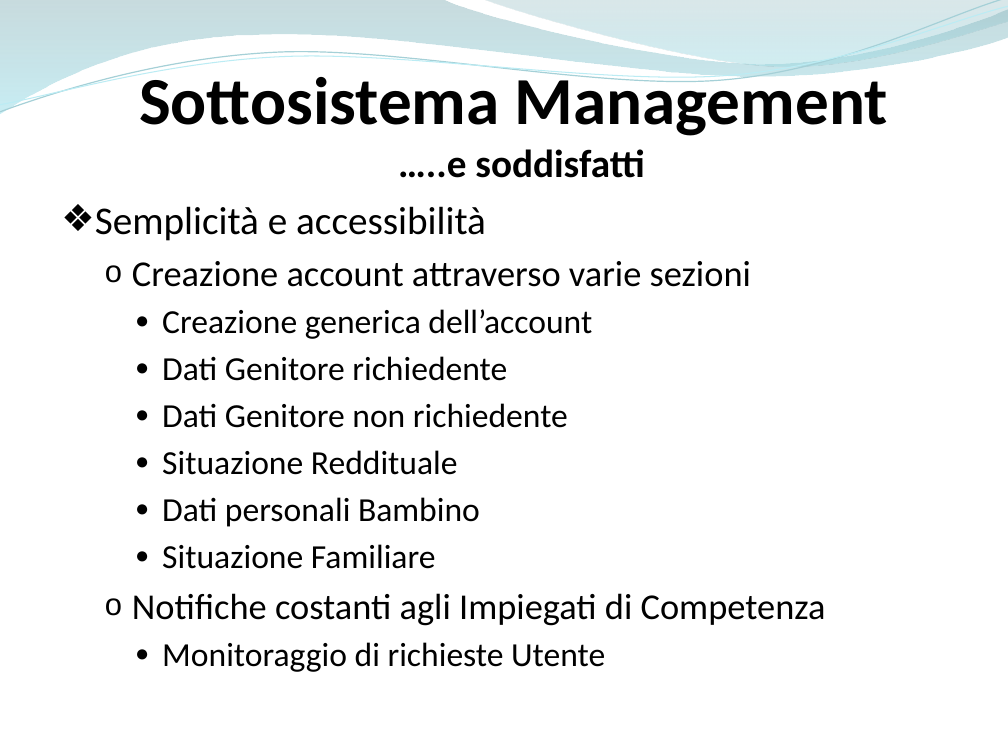
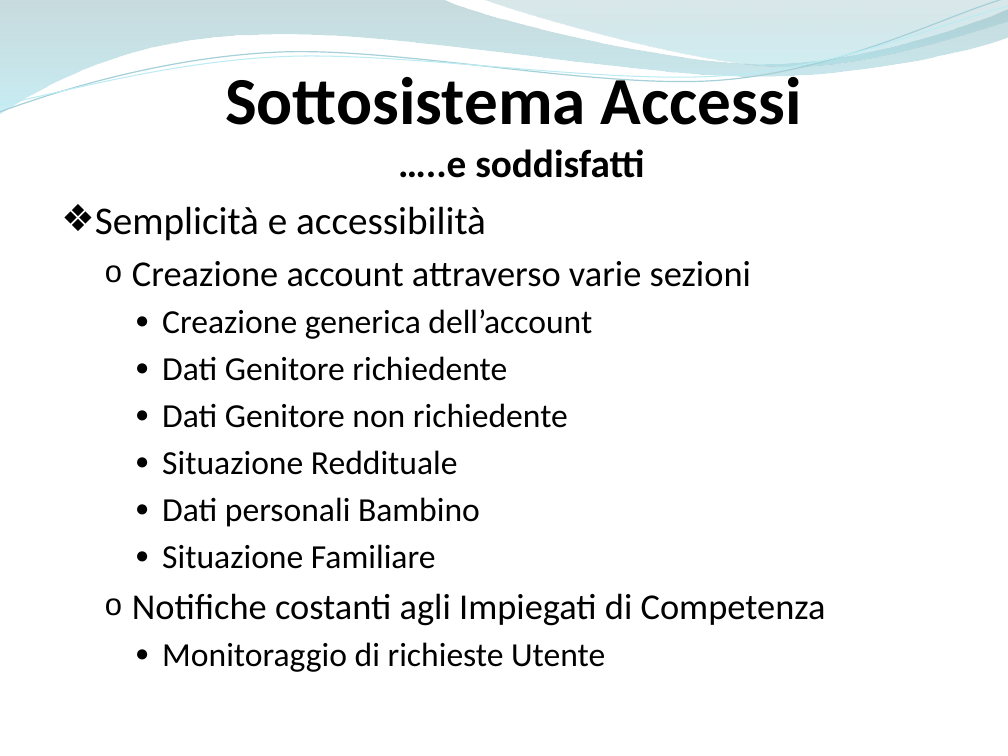
Before and after one commit to ammirate/at-silo, a slide deck: slide 5 of Presentazione/Atsilo1/Di Palma/[Bozza]Introduzione.pptx. Drawn at 1008x756 pixels with LibreOffice and Linux fonts; fonts in the diff are those of the drawing. Boxes give left, top, right and bottom in pixels: in the first picture for what was removed or moved away, otherwise in the second. Text is boxed around its words. In the diff, an @@ line names an element or a change of style, - is before the commit and + after.

```diff
--- a/Presentazione/Atsilo1/Di Palma/[Bozza]Introduzione.pptx
+++ b/Presentazione/Atsilo1/Di Palma/[Bozza]Introduzione.pptx
@@ text "Sottosistema Accessi": place and size @@
-text "Sottosistema Accessi" at [139,69,888,178]
+text "Sottosistema Accessi" at [225,69,802,178]
@@ text at [225,69,802,125]: text changed @@
-Sottosistema Management
+Sottosistema Accessi
```
Also in this commit, not shown: 10 other slides changed.
